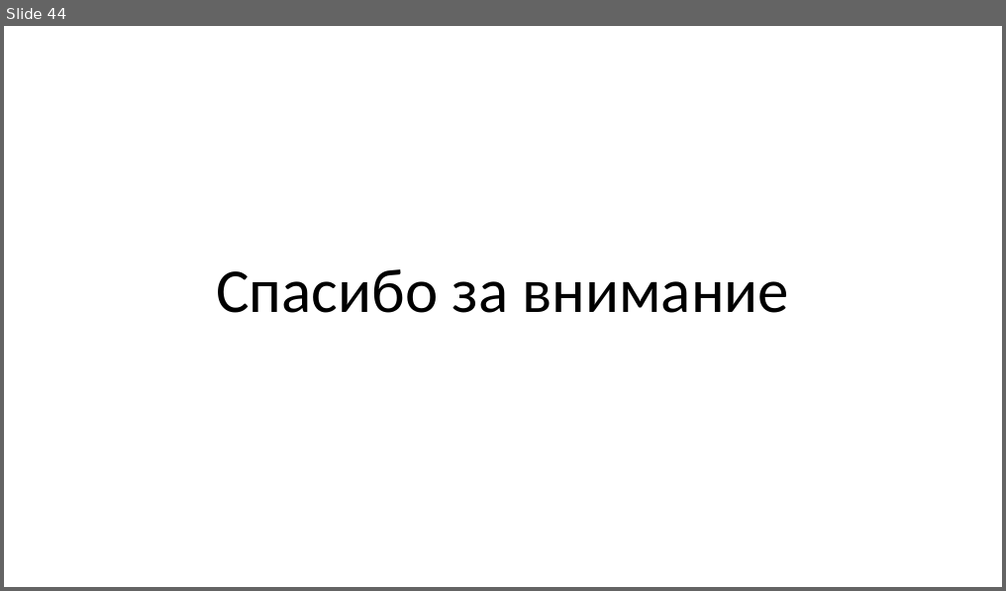
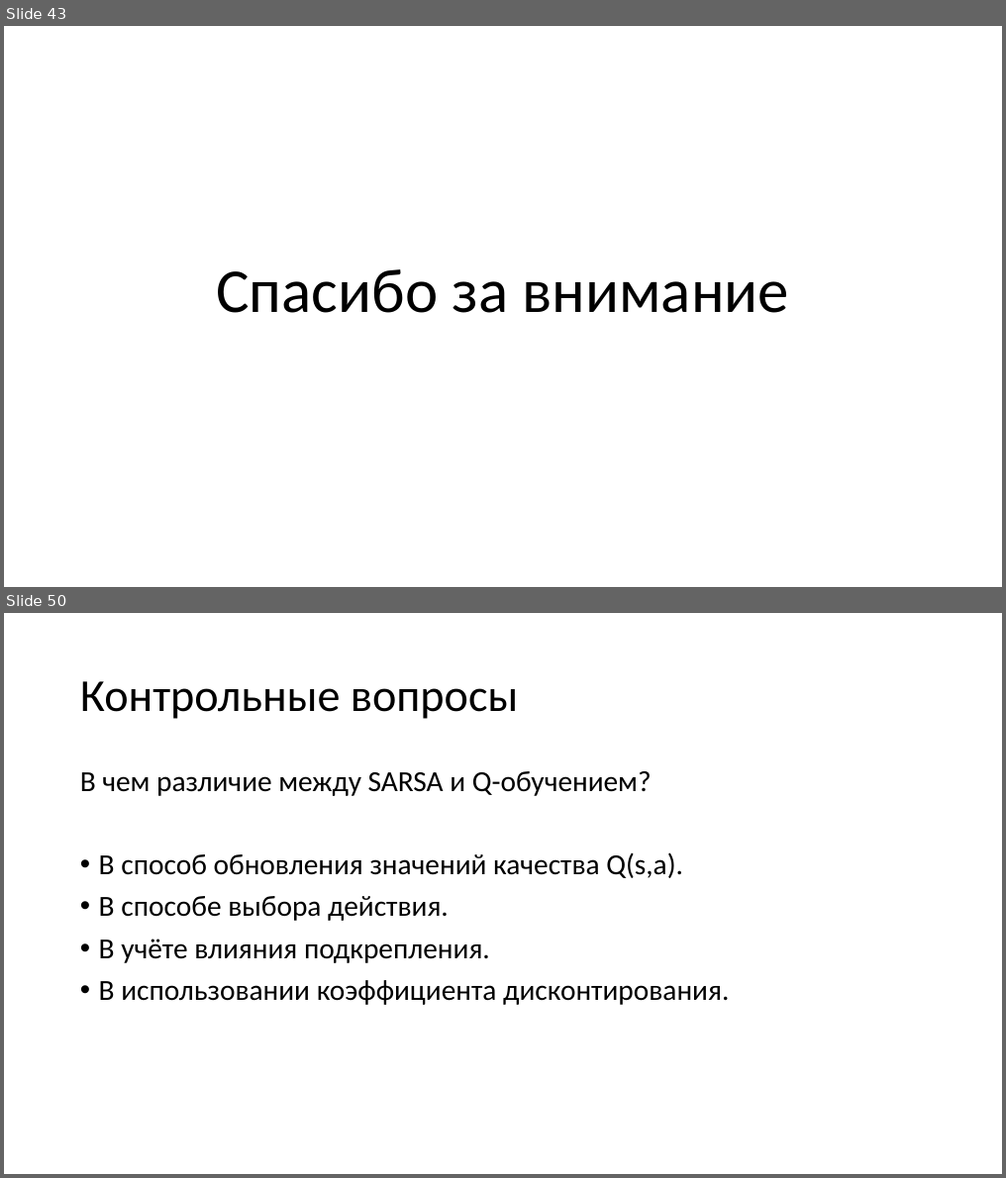
Before and after one commit to mosalov/AI_main_lectures, a slide deck: Лекция 14 19_05_2021.pptx. Shown one above the other, each under a label of ours: slide 44 before the commit, slides 43 and 50 after it; the slides between them are not shown. The pictures are 1006x591 and 1006x1178 pixels, drawn with LibreOffice and Linux fonts; fonts in the diff are those of the drawing. Boxes give left, top, right and bottom in pixels: in the first picture for what was removed or moved away, otherwise in the second. Text is boxed around its words. In the diff, an @@ line names an element or a change of style, - is before the commit and + after.

```diff
--- a/Лекция 14 19_05_2021.pptx
+++ b/Лекция 14 19_05_2021.pptx
@@ slide 50 added at [4,613,1002,1174], background #FFFFFF @@
@@ title added at [80,681,518,719], 44 pt, text #000000 @@
+Контрольные вопросы
@@ text added at [80,771,729,1005], 28 pt, text #000000 @@
+В чем различие между SARSA и Q-обучением?
+• В способ обновления значений качества Q(s,a).
+• В способе выбора действия.
+• В учёте влияния подкрепления.
+• В использовании коэффициента дисконтирования.
@@ what was slide 44 is now slide 43 @@
```
Also in this commit, not shown: 4 slides changed, 7 other slides added, 3 slides removed, 2 other files.
